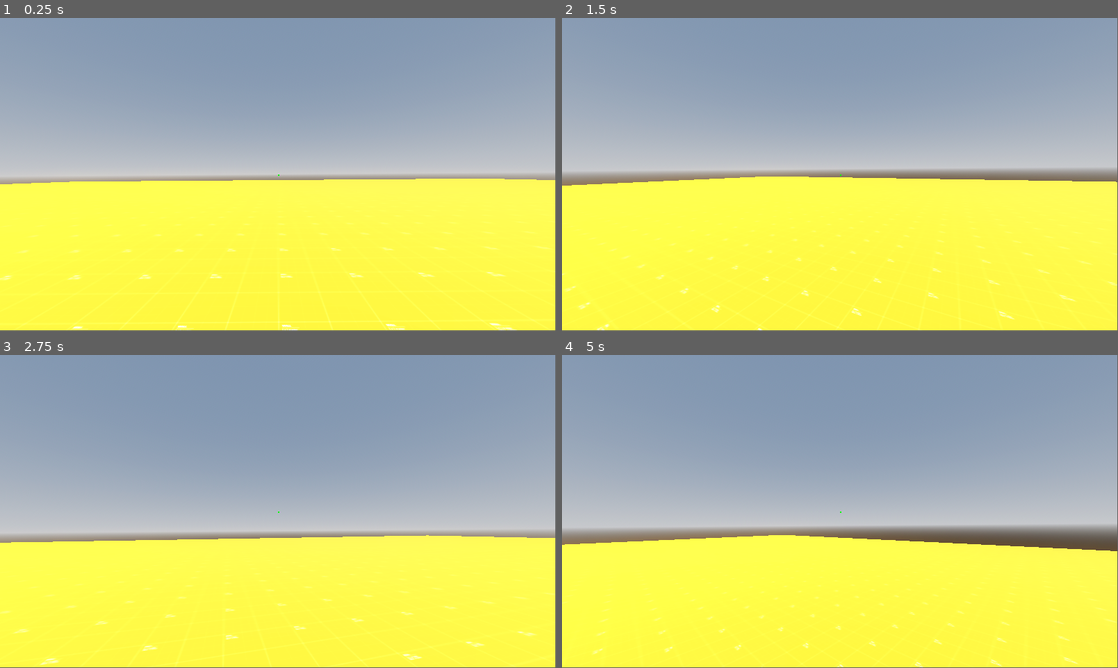
Above: before the commit, frames 1-4 (two rows, left to right).
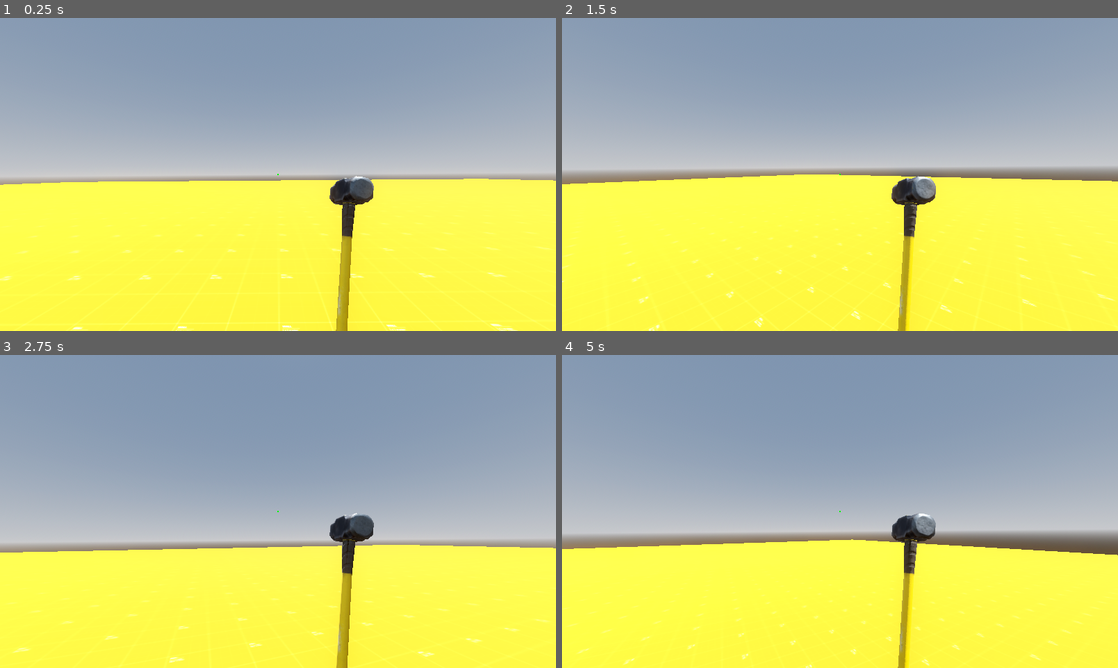
Above: after the commit, the same moments.

Repository: wdfeer/AAA-Project
Game: Godot game, scene res://game.tscn
Same seed, same stepped clock (60 frames per second), same inputs: the game is played once before the commit and once after it.
Inputs (mouse positions are in pixels of both pictures, inside the frame that each line leads up to):
- Up to frame 1 (0.25 s): no input
- Up to frame 2 (1.5 s): tap Enter at 0.5 s; move the mouse to (867, 171) at 0.52 s; hold W (up) from 0.53 s (still down); tap Space (jump) at 0.77 s; move the mouse to (812, 174) at 1.27 s
- Up to frame 3 (2.75 s): keep holding W (up); tap Space (jump) at 1.52 s; move the mouse to (289, 505) at 2.02 s
- Up to frame 4 (5 s): keep holding W (up); move the mouse to (834, 514) at 2.77 s; tap Space (jump) at 3.02, 3.77, 4.52 s; move the mouse to (878, 514) at 3.52 s; move the mouse to (795, 508) at 4.27 s
In our replay, the window is 799x449 before the commit and 800x450 after it. These sizes can differ from the game's own. Grey fills any space a smaller window leaves; there, only what the larger window draws over its background counts as a difference.

The runs differ from the first frame. In frame 1, 2.0% of the frame differs, in the area x 0-100%, y 0-100%; in frame 2, 2.9%; in frame 3, 6.8%; in frame 4, 7.1%.

Commit message:
Add a sledgehammer

Diff:
--- a/Player.gd
+++ b/Player.gd
@@ -10,11 +10,13 @@
 @onready var camera = $PlayerCamera
 
 func _physics_process(delta):
+	if global_position.y < -3:
+		get_tree().change_scene_to_file("res://game.tscn")
+		return
+
 	# Add the gravity.
 	if not is_on_floor():
 		velocity.y -= gravity * delta
-		if global_position.y < -3:
-			get_tree().change_scene_to_file("res://game.tscn")
 
 	# Handle Jump.
 	if Input.is_action_just_pressed("jump") and is_on_floor():
--- a/game.tscn
+++ b/game.tscn
@@ -1,9 +1,10 @@
-[gd_scene load_steps=13 format=3 uid="uid://dg4twjbblcw5h"]
+[gd_scene load_steps=14 format=3 uid="uid://dg4twjbblcw5h"]
 
 [ext_resource type="Script" path="res://Player.gd" id="1_pr1b0"]
 [ext_resource type="Script" path="res://PlayerCamera.gd" id="2_18mc0"]
 [ext_resource type="Texture2D" uid="uid://bykbd4bs83pgc" path="res://addons/kenney_prototype_textures/orange/texture_01.png" id="2_x2qmg"]
 [ext_resource type="Texture2D" uid="uid://cg7qlx1ir41sd" path="res://assets/circle.svg" id="4_8kkm6"]
+[ext_resource type="PackedScene" uid="uid://dwftgufm1tyyx" path="res://sledgehammer_01_1k.gltf/sledgehammer_01_1k.gltf" id="4_brrak"]
 
 [sub_resource type="ProceduralSkyMaterial" id="ProceduralSkyMaterial_iarg5"]
 sky_horizon_color = Color(0.64625, 0.65575, 0.67075, 1)
@@ -37,9 +38,11 @@
 
 [node name="UI" type="Control" parent="."]
 layout_mode = 3
-anchors_preset = 0
-offset_right = 1152.0
-offset_bottom = 648.0
+anchors_preset = 15
+anchor_right = 1.0
+anchor_bottom = 1.0
+grow_horizontal = 2
+grow_vertical = 2
 
 [node name="Crosshair" type="TextureRect" parent="UI"]
 modulate = Color(0, 1, 0, 1)
@@ -49,8 +52,10 @@
 anchor_top = 0.5
 anchor_right = 0.5
 anchor_bottom = 0.5
-offset_right = 4.0
-offset_bottom = 4.0
+offset_left = -2.0
+offset_top = -2.0
+offset_right = 2.0
+offset_bottom = 2.0
 grow_horizontal = 2
 grow_vertical = 2
 pivot_offset = Vector2(2, 2)
@@ -73,6 +78,9 @@
 current = true
 script = ExtResource("2_18mc0")
 
+[node name="sledgehammer_01_1k" parent="Player/PlayerCamera" instance=ExtResource("4_brrak")]
+transform = Transform3D(-0.146828, 0.135372, 0.979855, -0.204647, 0.965001, -0.163986, -0.967761, -0.224602, -0.113986, 0.266304, -0.279363, -0.793619)
+
 [node name="CollisionShape3D" type="CollisionShape3D" parent="Player"]
 shape = SubResource("CapsuleShape3D_fdvc3")
 
--- a/project.godot
+++ b/project.godot
@@ -14,6 +14,11 @@
 run/main_scene="res://game.tscn"
 config/features=PackedStringArray("4.0", "Forward Plus")
 config/icon="res://assets/icon.svg"
+
+[display]
+
+window/size/viewport_width=1600
+window/size/viewport_height=900
 
 [dotnet]
 
Binary file added: sledgehammer_01_1k.gltf/sledgehammer_01.bin
Not shown, added: sledgehammer_01_1k.gltf/sledgehammer_01_1k.gltf
Not shown, added: sledgehammer_01_1k.gltf/sledgehammer_01_1k.gltf.import
Binary file added: sledgehammer_01_1k.gltf/textures/sledgehammer_01_arm_1k.jpg
Not shown, added: sledgehammer_01_1k.gltf/textures/sledgehammer_01_arm_1k.jpg.import
Binary file added: sledgehammer_01_1k.gltf/textures/sledgehammer_01_diff_1k.jpg
Not shown, added: sledgehammer_01_1k.gltf/textures/sledgehammer_01_diff_1k.jpg.import
Binary file added: sledgehammer_01_1k.gltf/textures/sledgehammer_01_nor_gl_1k.jpg
Not shown, added: sledgehammer_01_1k.gltf/textures/sledgehammer_01_nor_gl_1k.jpg.import
